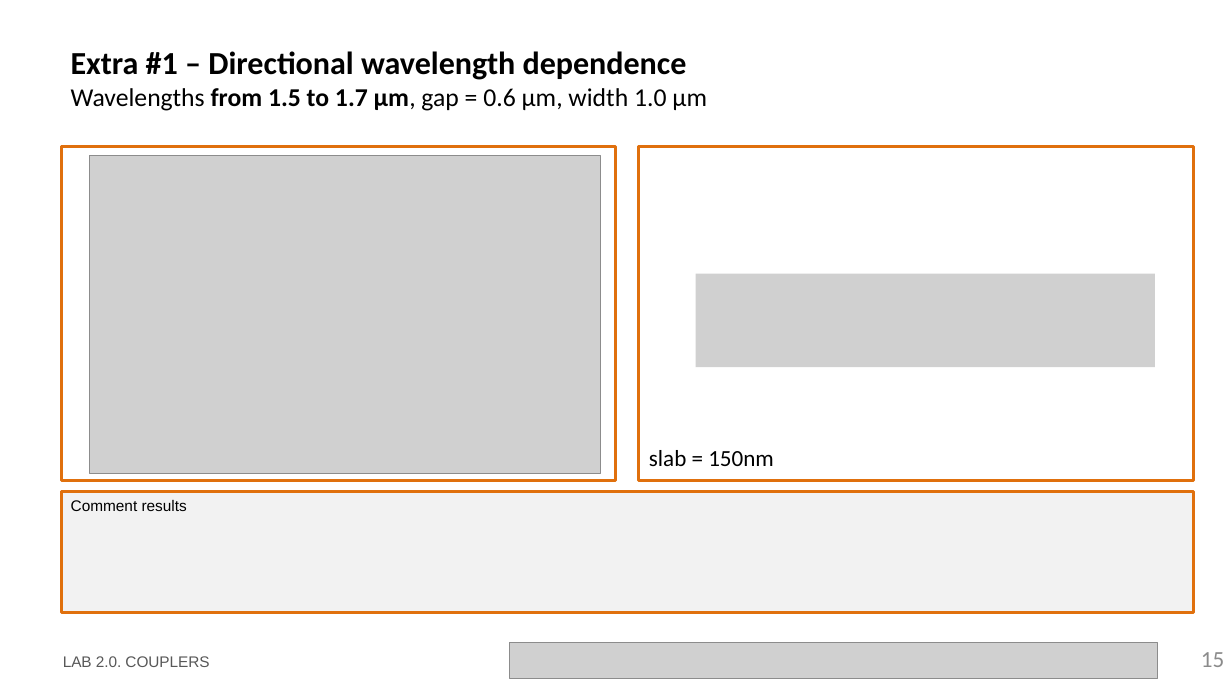
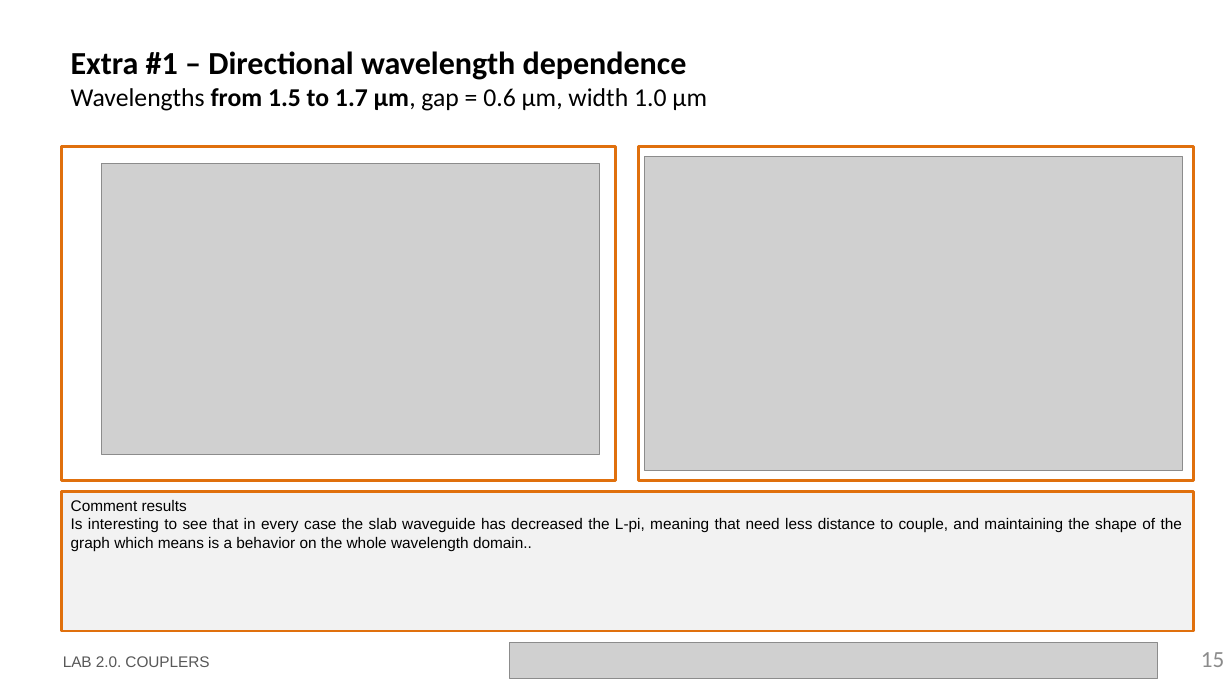
Before and after one commit to SergioC-upv/pic-upv-lab2, a slide deck: slide 15 of LabBook_20.pptx. Drawn at 1232x693 pixels with LibreOffice and Linux fonts; fonts in the diff are those of the drawing; grey boxes stand for pictures; background and template pictures are left out. Boxes give left, top, right and bottom in pixels: in the first picture for what was removed or moved away, otherwise in the second. Text is boxed around its words. In the diff, an @@ line names an element or a change of style, - is before the commit and + after.

```diff
--- a/LabBook_20.pptx
+++ b/LabBook_20.pptx
@@ picture: place and size @@
-picture at [90, 156, 601, 473]
+picture at [102, 164, 600, 455]
@@ picture added at [645, 156, 1183, 470] @@
@@ picture removed at [696, 274, 1155, 367] @@
@@ rectangle "Comment results": place and size @@
-rectangle "Comment results" at [62, 492, 1194, 613]
+rectangle "Comment results" at [62, 492, 1194, 631]
@@ text in rectangle at [71, 518, 1182, 551]: paragraph added @@
+Is interesting to see that in every case the slab waveguide has decreased the L-pi, meaning that need less distance to couple, and maintaining the shape of the graph which means is a behavior on the whole wavelength domain..
```
Also in this commit, not shown: 11 other slides changed.
